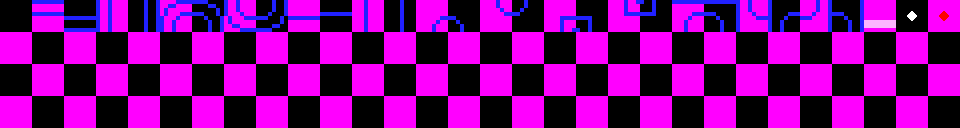
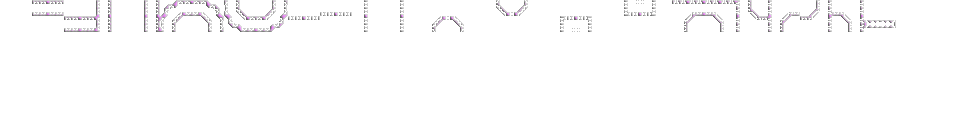
Layer changes from the first 960 × 128 image to the second:
added layer "Layer 27" above "Layer 25" over bbox(910, 10, 950, 22)
added layer "Layer 25" above "Layer 26" over bbox(32, 0, 950, 32)
hid "Layer 21" over bbox(32, 0, 896, 32)
hid "Layer 7 copy" over bbox(939, 11, 949, 21)
hid "Layer 7" over bbox(907, 11, 917, 21)
hid "Layer 18" over bbox(0, 0, 960, 128)
